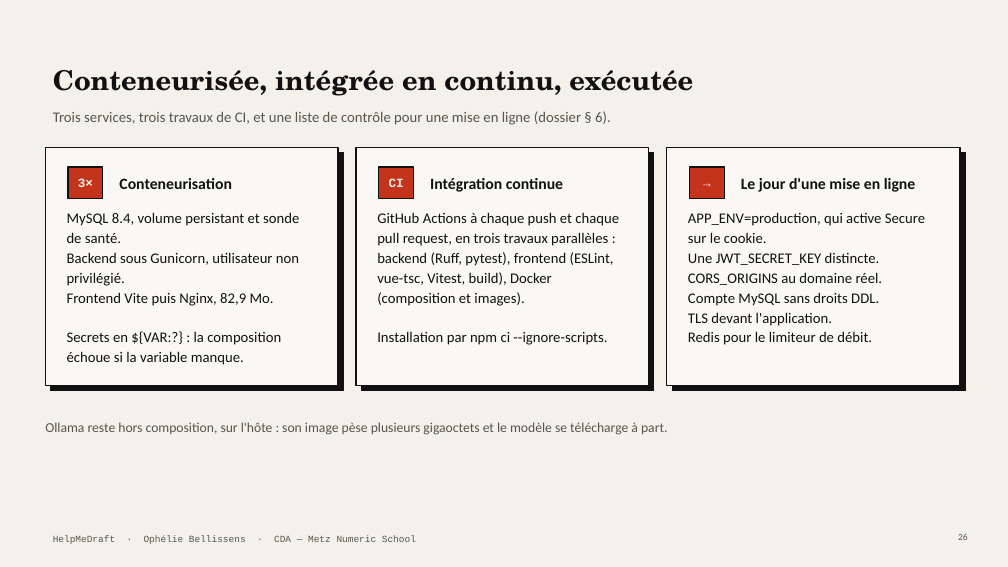
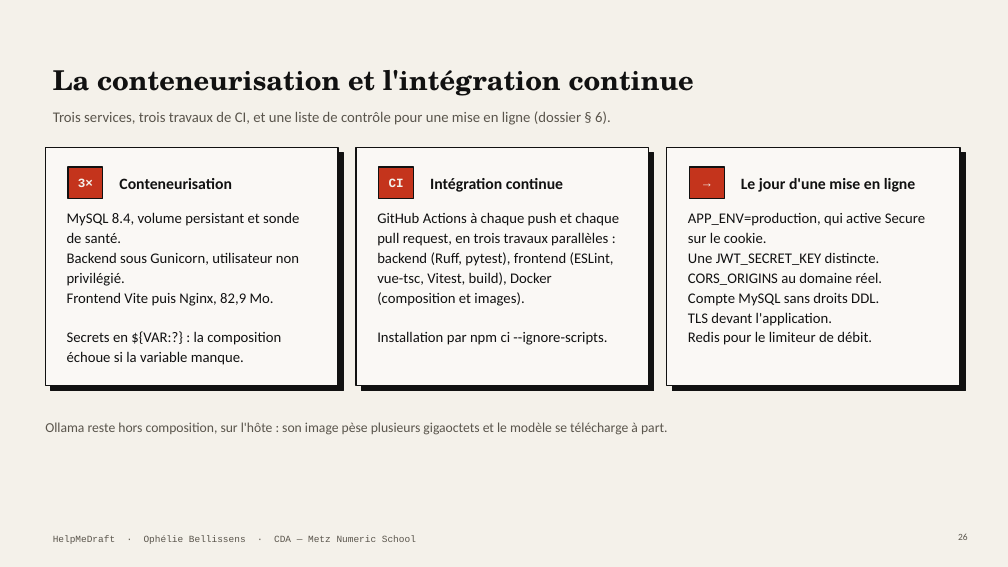
Before and after one commit to Equinoxya/HelpMeDraft---projet-fil-rouge, a slide deck: slide 26 of docs/Soutenance-HelpMeDraft.pptx. Drawn at 1008x567 pixels with LibreOffice and Linux fonts; fonts in the diff are those of the drawing. Boxes give left, top, right and bottom in pixels: in the first picture for what was removed or moved away, otherwise in the second. Text is boxed around its words. In the diff, an @@ line names an element or a change of style, - is before the commit and + after.

```diff
--- a/docs/Soutenance-HelpMeDraft.pptx
+++ b/docs/Soutenance-HelpMeDraft.pptx
@@ title at box(53, 70, 694, 96): text changed @@
-Conteneurisée, intégrée en continu, exécutée
+La conteneurisation et l'intégration continue
```
Also in this commit, not shown: 19 other slides changed, 3 other files.
